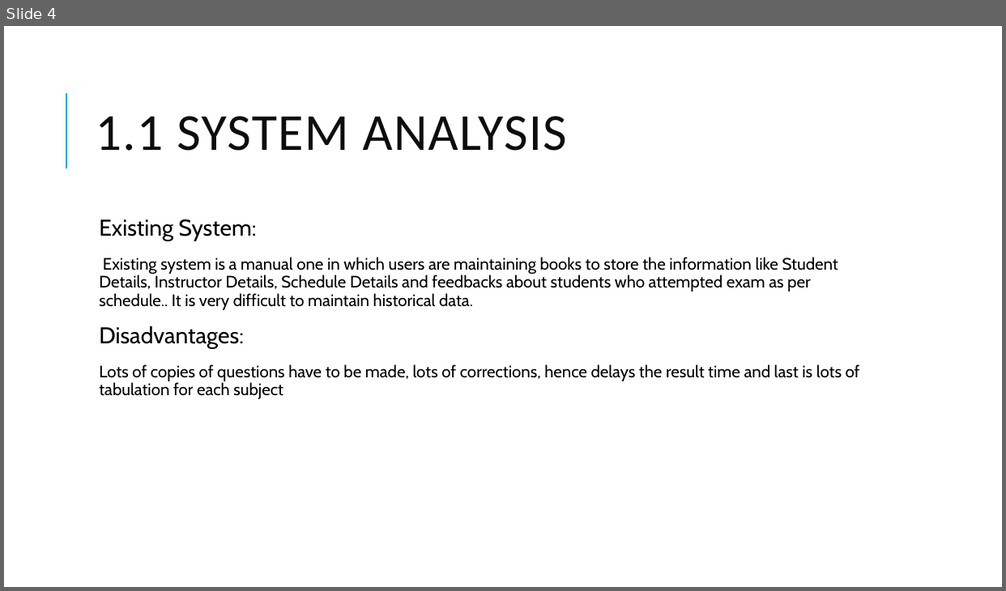
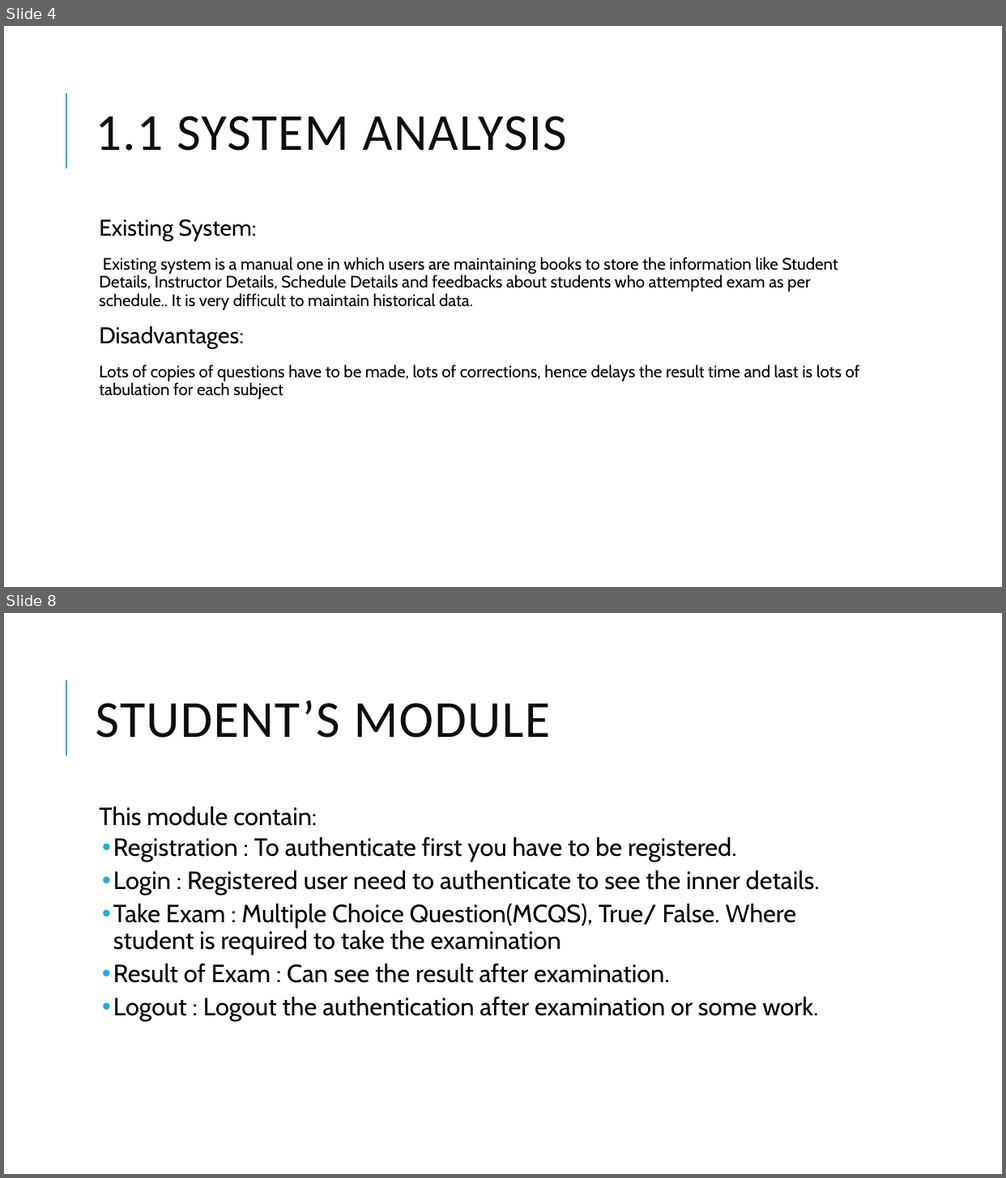
Before and after one commit to adarshdwivedi123/projectchecking, a slide deck: Project Presentation.pptx. Shown one above the other, each under a label of ours: slide 4 before the commit, slides 4 and 8 after it; the slides between them are not shown. The pictures are 1006x591 and 1006x1178 pixels, drawn with LibreOffice and Linux fonts; fonts in the diff are those of the drawing. Boxes give left, top, right and bottom in pixels: in the first picture for what was removed or moved away, otherwise in the second. Text is boxed around its words. In the diff, an @@ line names an element or a change of style, - is before the commit and + after.

```diff
--- a/Project Presentation.pptx
+++ b/Project Presentation.pptx
@@ slide 8 added at bbox=[4, 613, 1002, 1174], background #FFFFFF; not listed: 1 template element that a slide beside it also shows @@
@@ title added at bbox=[96, 700, 551, 738], 50 pt, text #0D0D0D @@
+STUDENT’S MODULE
@@ text added at bbox=[99, 807, 820, 1021], 24 pt, text #000000 @@
+  This module contain:
+  • Registration : To authenticate first you have to be registered.
+  • Login : Registered user need to authenticate to see the inner details.
+  • Take Exam : Multiple Choice Question(MCQS), True/ False. Where student is required to take the examination
+  • Result of Exam : Can see the result after examination.
+  • Logout : Logout the authentication after examination or some work.
```
Also in this commit, not shown: 1 slide changed, 4 other slides added.
